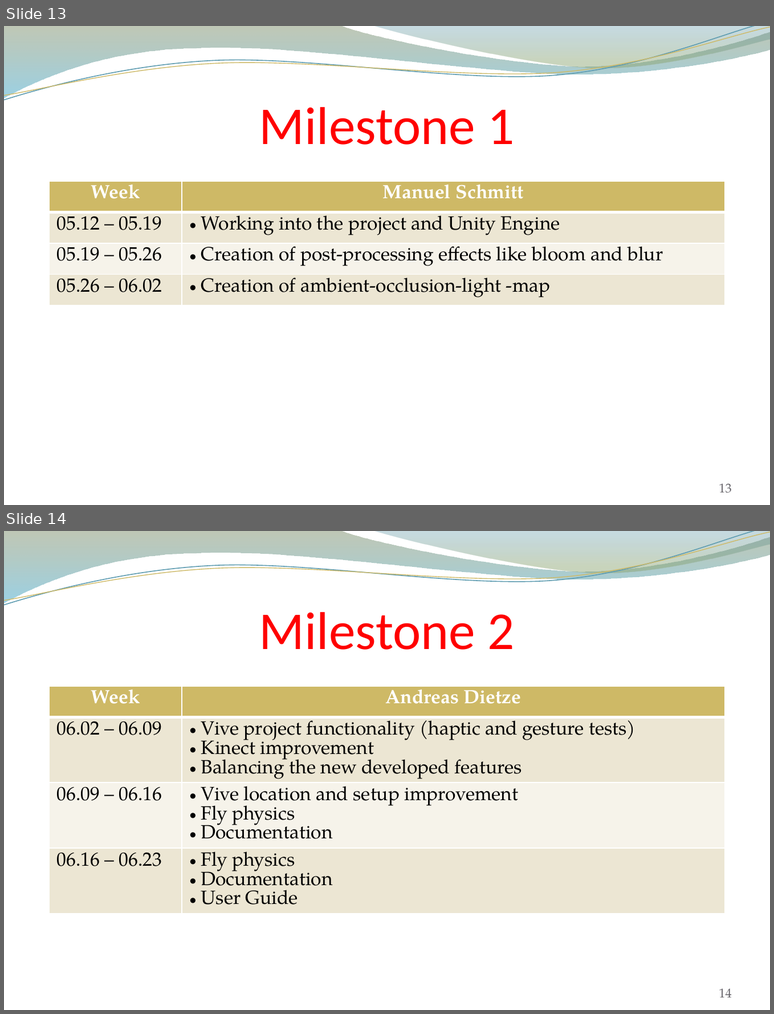
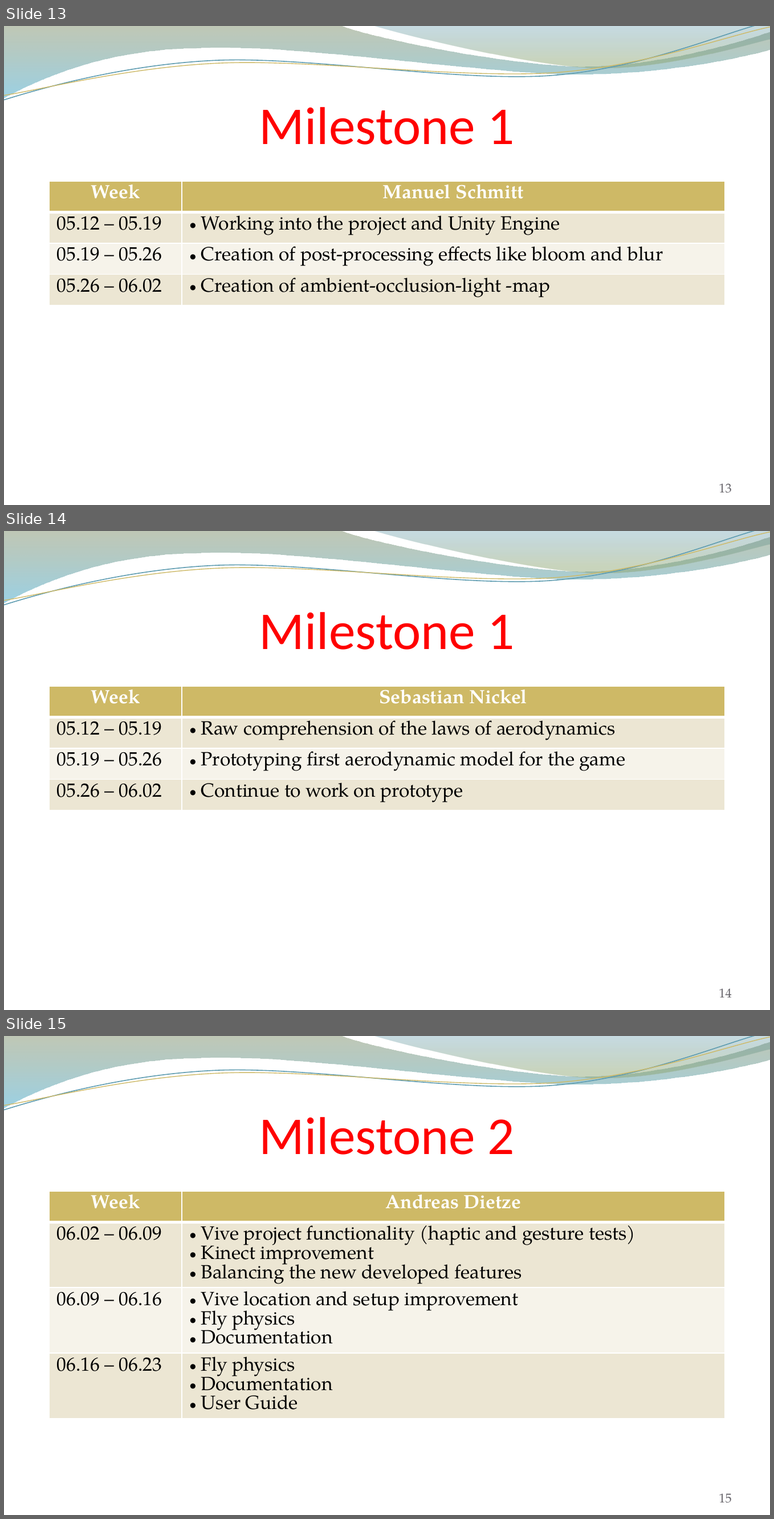
Before and after one commit to andreasdietze/Rift-WingsuitV2, a slide deck: Präsentationen/Projektpräsentation/Project proposal Rift Wingsuit V2.pptx. Shown one above the other, each under a label of ours: slides 13 and 14 before the commit, slides 13, 14 and 15 after it. The pictures are 774x1014 and 774x1519 pixels, drawn with LibreOffice and Linux fonts; fonts in the diff are those of the drawing; background and template pictures are left out. Boxes give left, top, right and bottom in pixels: in the first picture for what was removed or moved away, otherwise in the second. Text is boxed around its words. In the diff, an @@ line names an element or a change of style, - is before the commit and + after.

```diff
--- a/Präsentationen/Projektpräsentation/Project proposal Rift Wingsuit V2.pptx
+++ b/Präsentationen/Projektpräsentation/Project proposal Rift Wingsuit V2.pptx
@@ slide 14 added at (4, 531, 770, 1010), background picture (left out); not listed: 4 template elements that a slide beside it also shows @@
@@ title added at (259, 612, 514, 650), 50 pt, text #FF0000 @@
+Milestone 1
@@ table added at (49, 685, 725, 810), 4 rows, 2 columns @@
+Week | Sebastian Nickel
+05.12 – 05.19 | Raw comprehension of the laws of aerodynamics
+05.19 – 05.26 | Prototyping first aerodynamic model for the game
+05.26 – 06.02 | Continue to work on prototype
@@ page number added at (719, 988, 731, 997), 12 pt, text #646268 @@
+14
@@ what was slide 14 is now slide 15 @@
@@ page number at (719, 1493, 731, 1503): text changed @@
-14
+15
```
Also in this commit, not shown: 4 slides changed, 2 other slides added.
